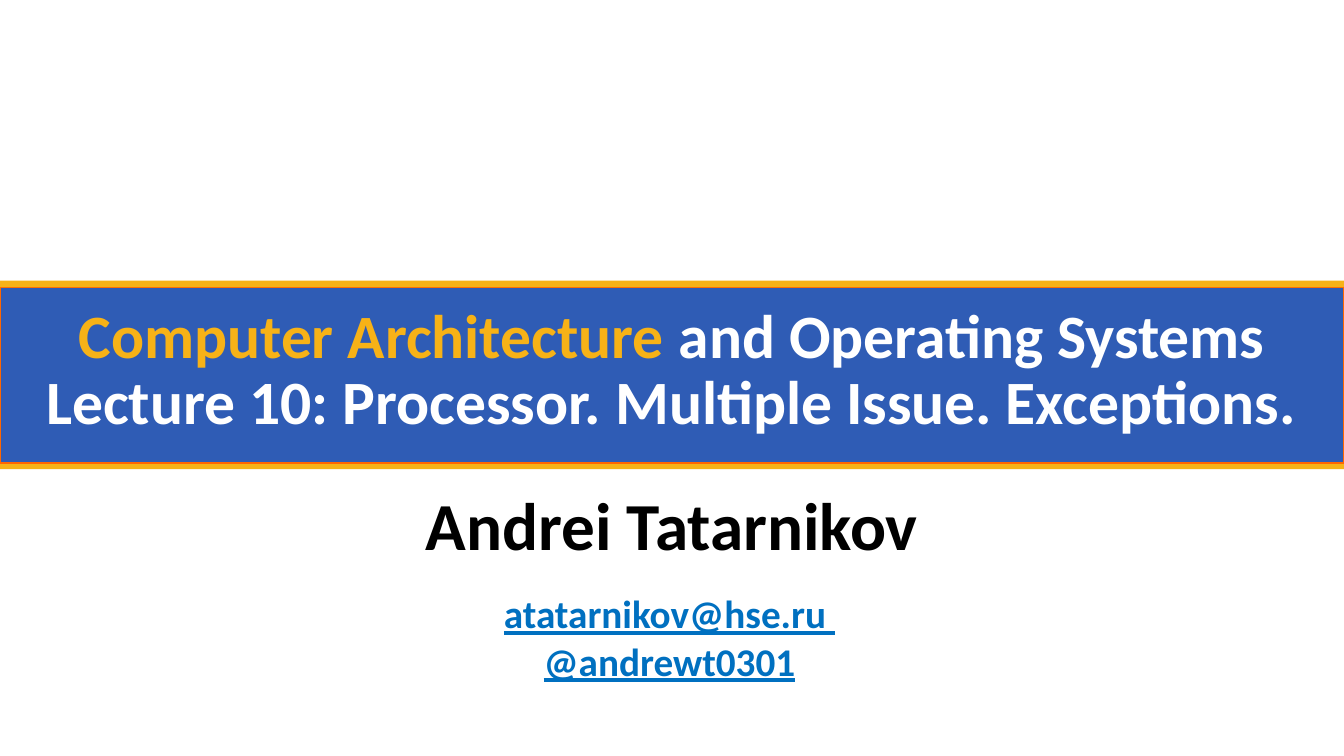
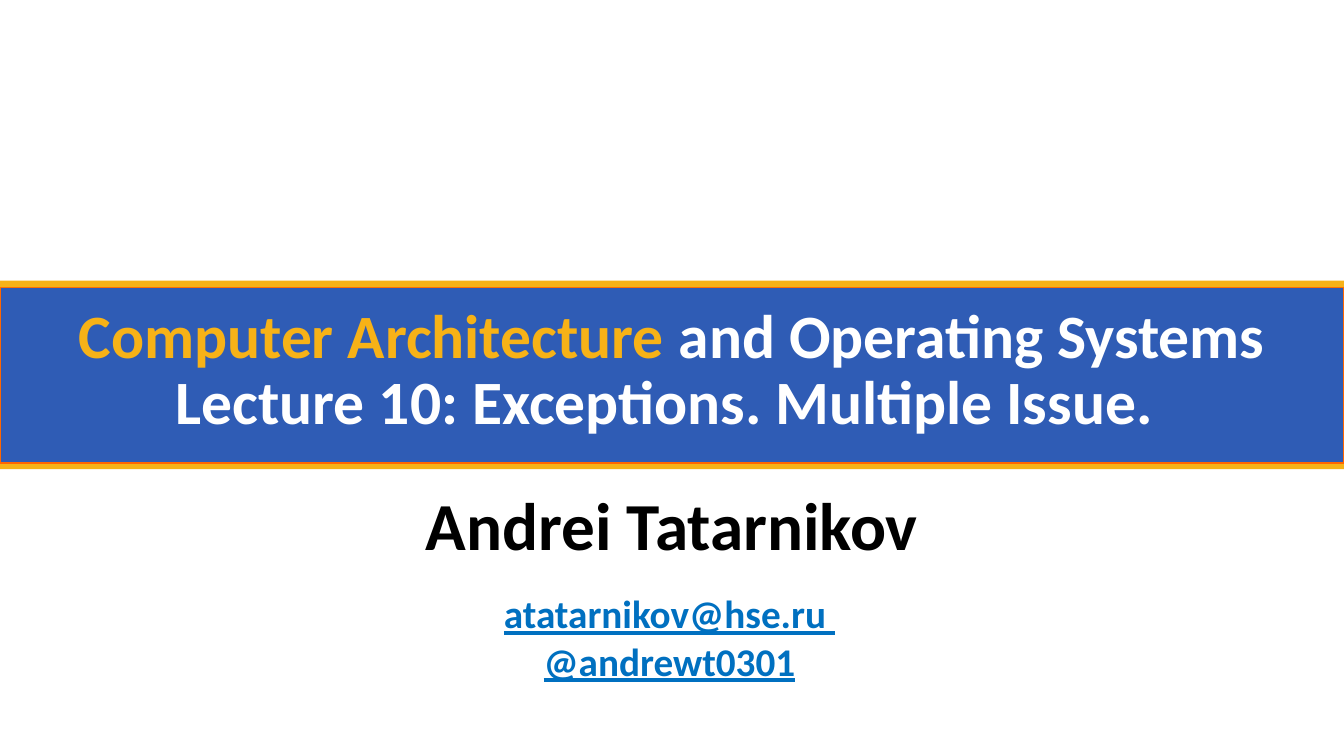
Before and after one commit to andrewt0301/hse-acos-course, a slide deck: slide 1 of docs/part1ca/10_Exceptions/CA_Lecture_10.pptx. Drawn at 1344x756 pixels with LibreOffice and Linux fonts; fonts in the diff are those of the drawing; background and template pictures are left out. Boxes give left, top, right and bottom in pixels: in the first picture for what was removed or moved away, otherwise in the second. Text is boxed around its words. In the diff, an @@ line names an element or a change of style, - is before the commit and + after.

```diff
--- a/docs/part1ca/10_Exceptions/CA_Lecture_10.pptx
+++ b/docs/part1ca/10_Exceptions/CA_Lecture_10.pptx
@@ title at box(79, 314, 1264, 434): text changed @@
-Computer Architecture and Operating Systems
-Lecture 10: Processor. Multiple Issue. Exceptions.
+Computer Architecture and Operating Systems
+Lecture 10: Exceptions. Multiple Issue.
```
Also in this commit, not shown: 2 other files.
